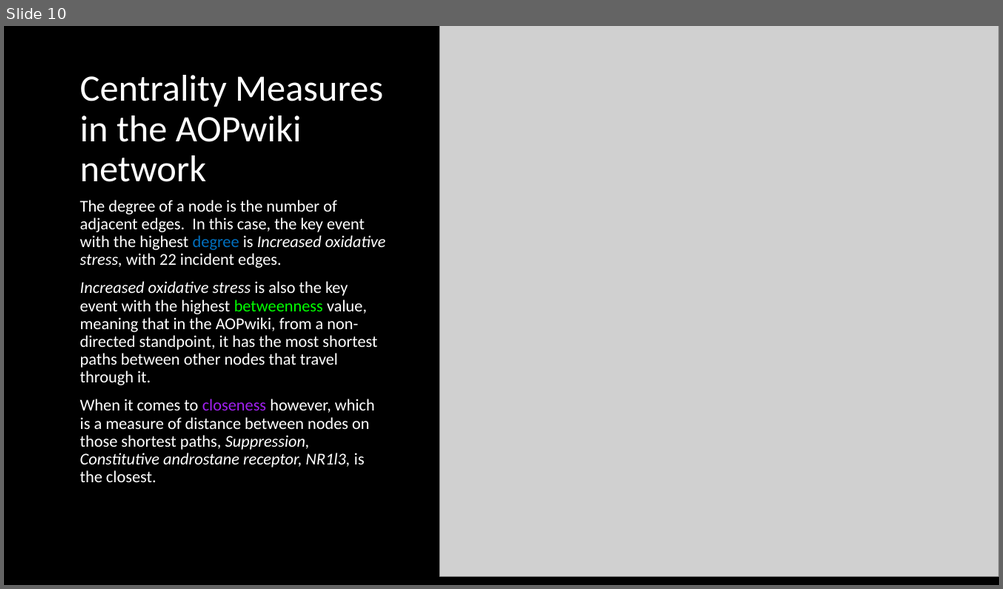
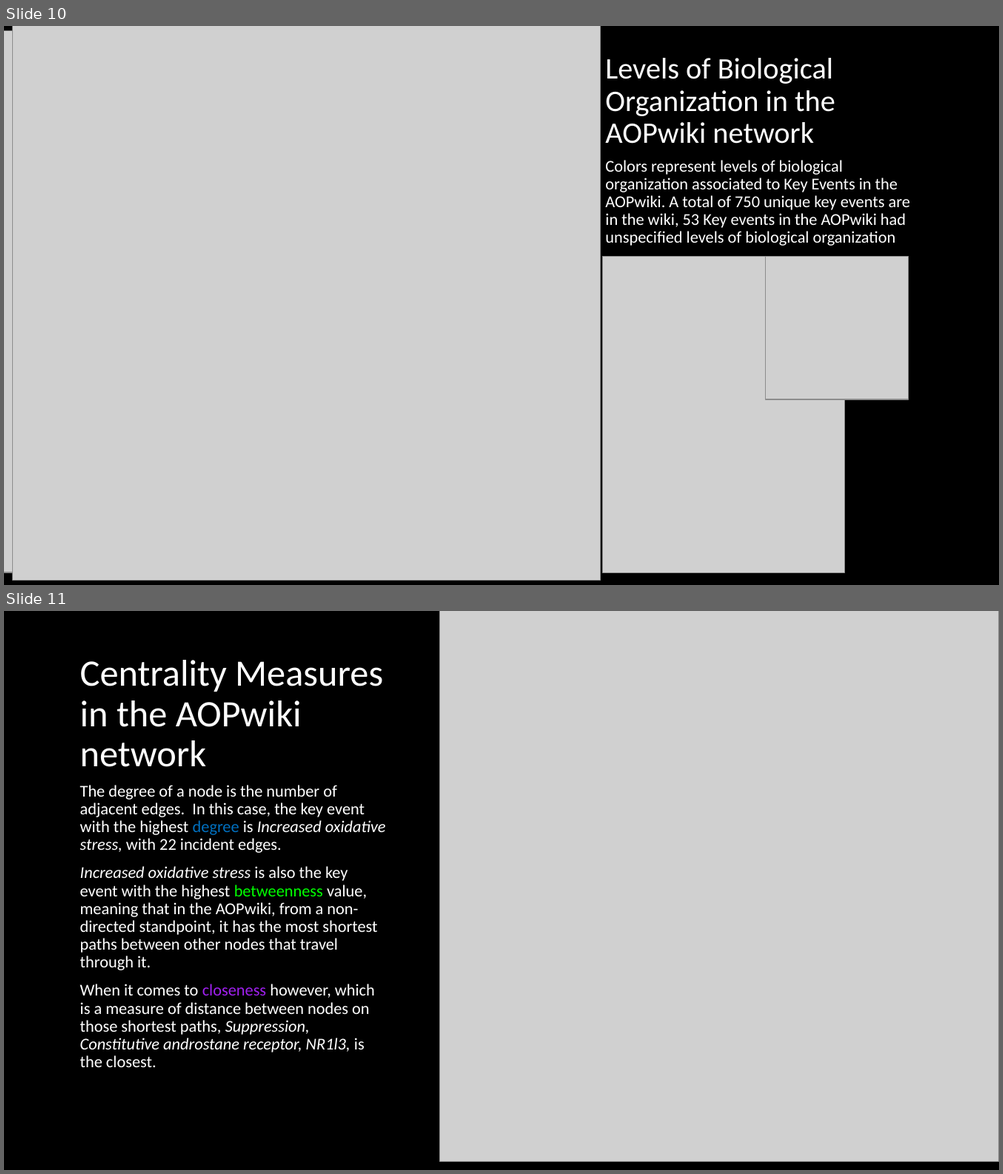
Before and after one commit to npollesch/AOPWiki, a slide deck: Presentations/AOPwiki_analysis.pptx. Shown one above the other, each under a label of ours: slide 10 before the commit, slides 10 and 11 after it. The pictures are 1003x589 and 1003x1174 pixels, drawn with LibreOffice and Linux fonts; fonts in the diff are those of the drawing; grey boxes stand for pictures. Boxes give left, top, right and bottom in pixels: in the first picture for what was removed or moved away, otherwise in the second. Text is boxed around its words. In the diff, an @@ line names an element or a change of style, - is before the commit and + after.

```diff
--- a/Presentations/AOPwiki_analysis.pptx
+++ b/Presentations/AOPwiki_analysis.pptx
@@ slide 10 added at (4,26,999,585), background #000000 @@
@@ picture added at (4,31,561,574) @@
@@ picture added at (12,26,600,580) @@
@@ title added at (605,58,835,144), 28.8 pt, text #FFFFFF @@
+Levels of Biological Organization in the AOPwiki network
@@ text added at (605,160,910,246), 16 pt, text #FFFFFF @@
+Colors represent levels of biological organization associated to Key Events in the AOPwiki. A total of 750 unique key events are in the wiki, 53 Key events in the AOPwiki had unspecified levels of biological organization
@@ picture added at (603,257,844,573) @@
@@ picture added at (765,257,908,400) @@
@@ what was slide 10 is now slide 11 @@
```
Also in this commit, not shown: 3 other slides added, 3 other files.
